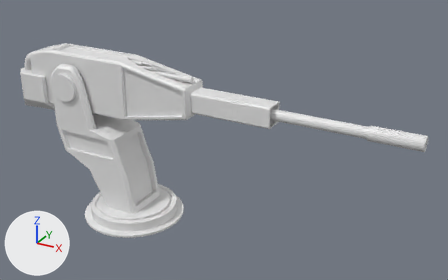
One commit to the Blender file Blender Models and Files/untitled.blend: the scene before it, then after it.
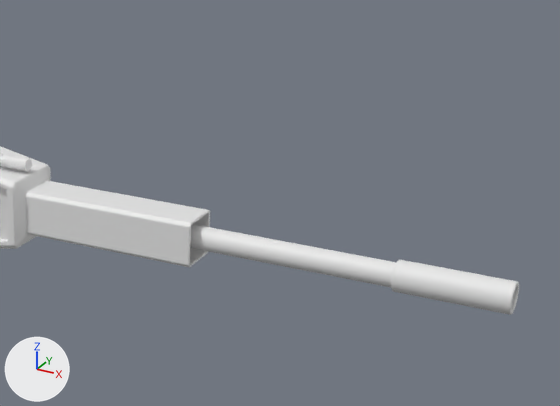
Old and new are each drawn whole from a camera (50 mm lens) standing at (10.83, -13.78, 9.98) and looking at (2.96, 0.53, 2.82) and again close up on the part from 40% to 100% of the width and 0% to 70% of the height. The lights are fixed; the arrows at lower left show +X, +Y and +Z.
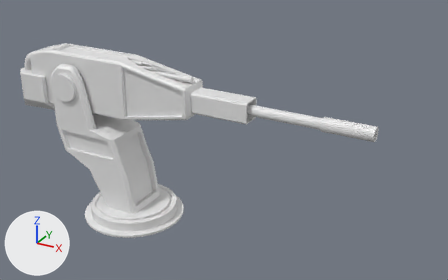
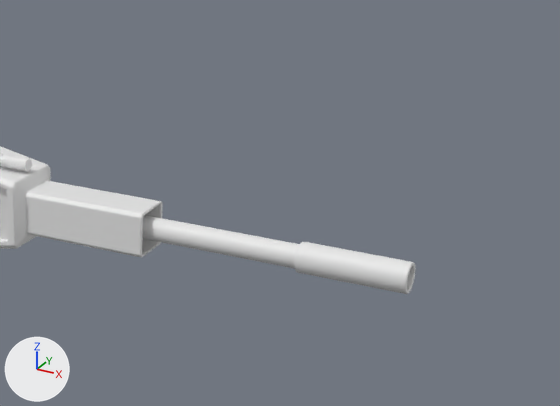
The change, as a list of edits to the scene's bpy script:
```text
Change me_circle:
    used by ob_circle; location = (0.0, 0.0, 0.0)
    verts and faces of me_circle; kept vertices keep their numbers, new ones are numbered from 1973
    before: 498 (4.75, -0.27, 3.84), 499 (4.75, -0.27, 4.36), 500 (4.75, 0.27, 3.84), 501 (4.75, 0.27, 4.36), 1727 (4.75, -0.31, 3.85)
    before: 1728 (4.75, -0.26, 3.8), 1729 (4.75, -0.27, 3.83), 1730 (4.75, -0.26, 4.4), 1731 (4.75, -0.31, 4.36), 1732 (4.75, -0.27, 4.37)
    before: 1733 (4.75, 0.26, 3.8), 1734 (4.75, 0.31, 3.85), 1735 (4.75, 0.27, 3.83), 1736 (4.75, 0.31, 4.36), 1737 (4.75, 0.26, 4.4)
    before: 1738 (4.75, 0.27, 4.37)
    remove me_circle.from_pydata(...)  # 1973 vertices, 1739 faces; spans x -3.95..8.6, y -1.56..1.56, z -0.08..4.99
    add me_circle.from_pydata(...)  # 1967 vertices, 1739 faces; spans x -3.95..7.42, y -1.56..1.56, z -0.08..4.99
    me_circle part 1
    add delete_vertices([1729, 1732, 1735, 1738])  # with the faces that use them
    add for i in [*range(498, 502), 1727, 1728, 1730, 1731, 1733, 1734, 1736, 1737]: verts[i] += (-0.67, 0.0, 0.0)
    add faces += [(498, 499, 1731, 1727), (498, 1728, 1733, 500), (500, 1734, 1736, 501), (499, 501, 1737, 1730), (499, 1730, 1731), (501, 1736, 1737)]
    add faces += [(500, 1733, 1734), (498, 1727, 1728)]
    me_circle part 2
    192 vertices in x 7.24..8.6, y -0.19..0.19, z 3.92..4.3 move by (-1.18, 0.0, 0.0)
```

Pixel boxes (x1, y1, x2, y2) of what changed, in the close-ups (560 x 406 px; the box of a moved part takes in the faces that stretch with it):
'Circle', reshaped: before (0, 146, 519, 315); after (0, 146, 416, 294)
part 1 of me_circle, moved or reshaped: before (25, 180, 210, 267); after (25, 180, 163, 258)
part 2 of me_circle, moved or reshaped: before (190, 224, 519, 315); after (142, 215, 416, 294)
